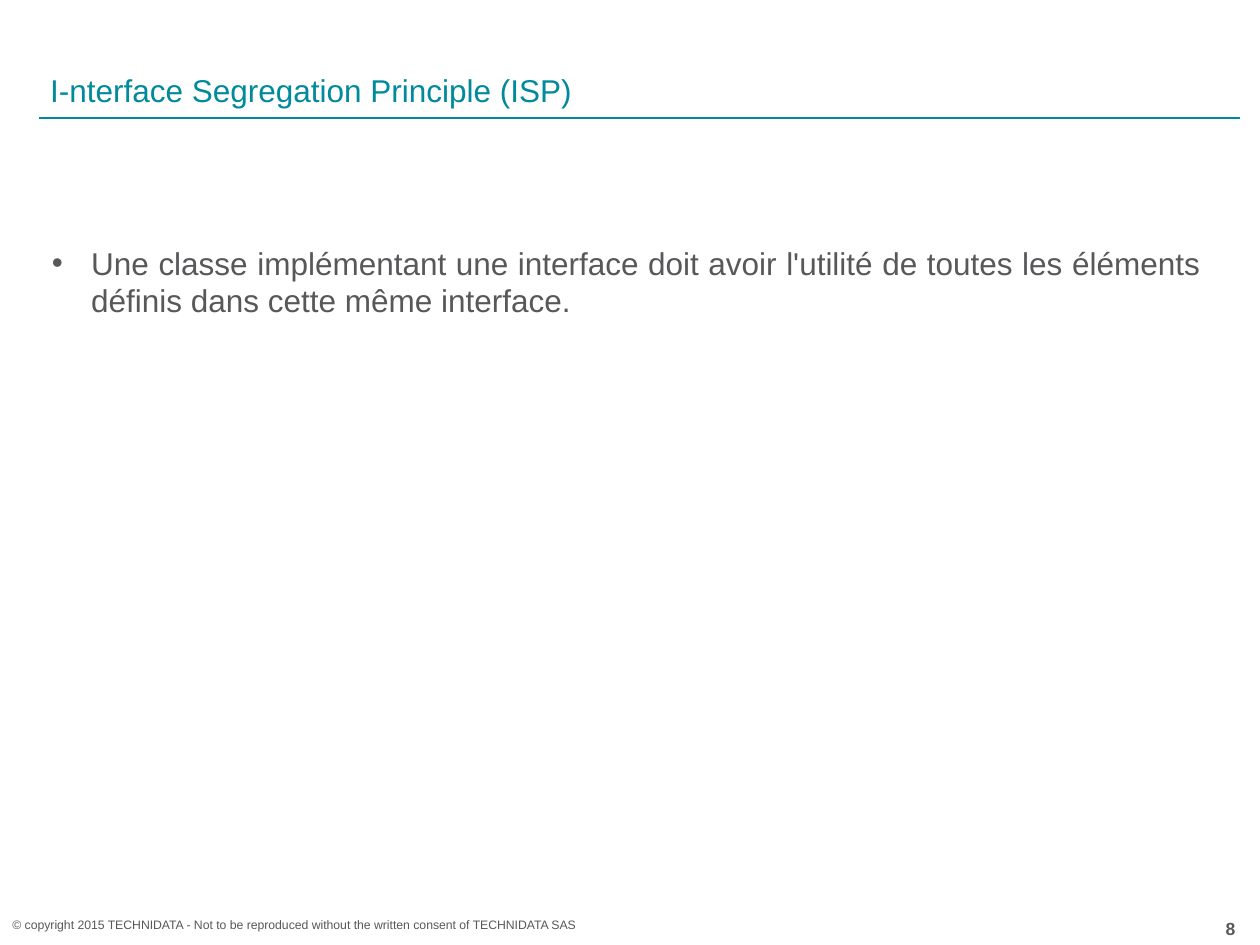
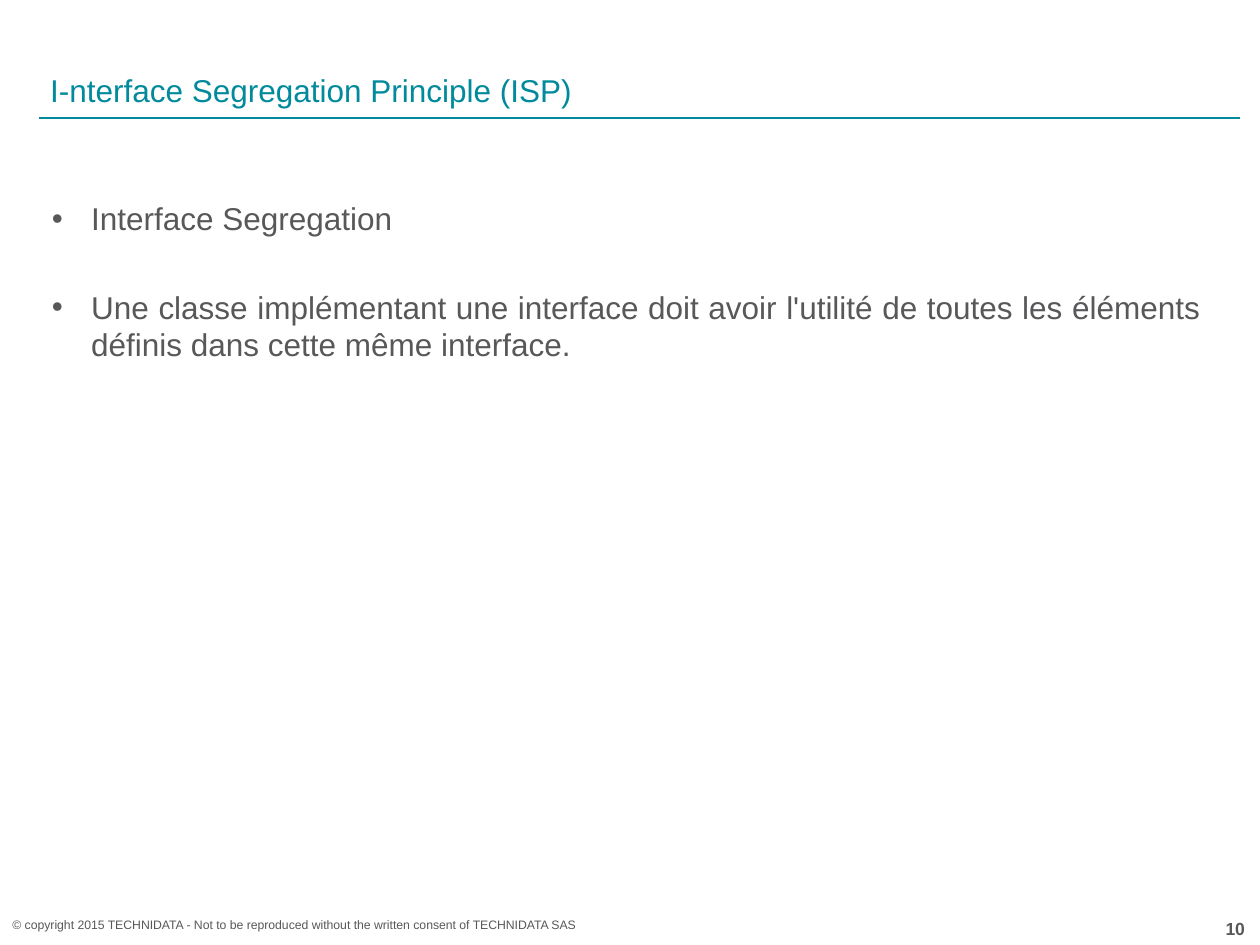
Before and after one commit to acoudene/ObjectCalisthenics, a slide deck: slide 10 of ObjectCalisthenics.pptx (slide 8 before the commit). Drawn at 1260x945 pixels with LibreOffice and Linux fonts; fonts in the diff are those of the drawing; background and template pictures are left out. Boxes give left, top, right and bottom in pixels: in the first picture for what was removed or moved away, otherwise in the second. Text is boxed around its words. In the diff, an @@ line names an element or a change of style, - is before the commit and + after.

```diff
--- a/ObjectCalisthenics.pptx
+++ b/ObjectCalisthenics.pptx
@@ text at (91,207,392,236): paragraph added @@
+• Interface Segregation
@@ page number at (1226,923,1245,935): text changed @@
-8
+10
```
Also in this commit, not shown: 6 other slides changed, 3 slides added.
